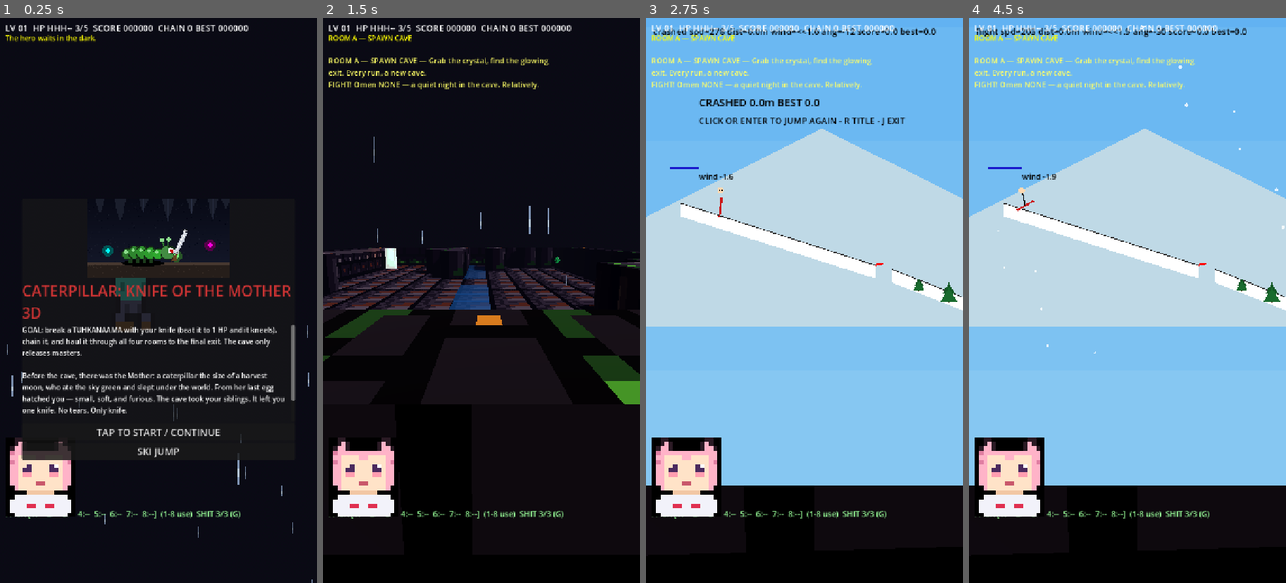
Above: before the commit, frames 1-4 (left to right).
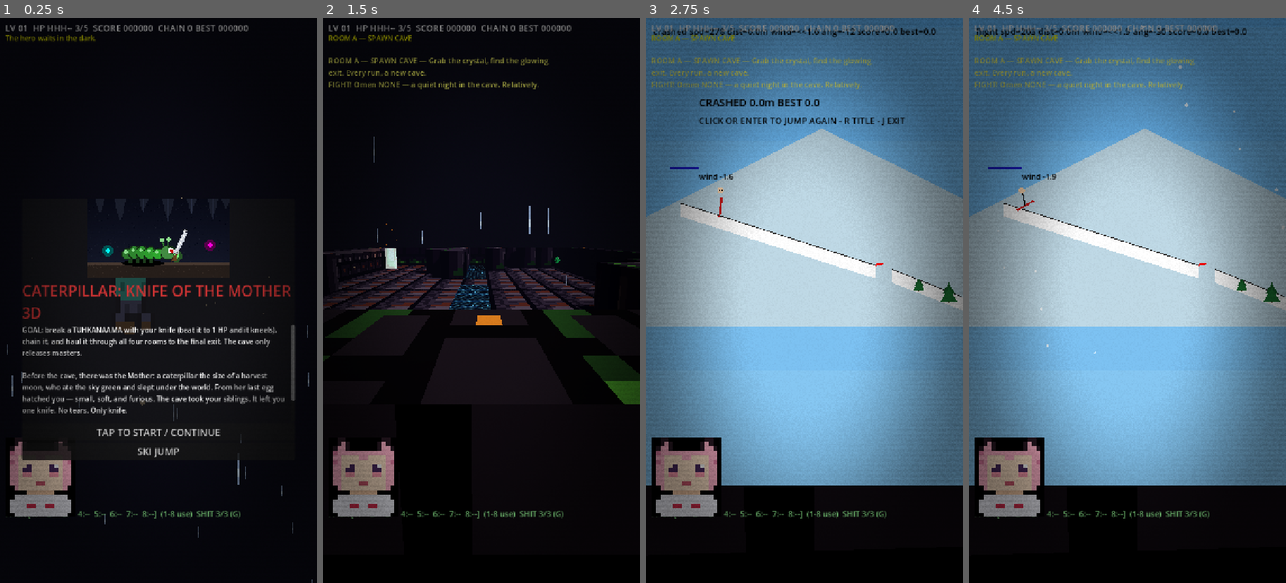
Above: after the commit, the same moments.

Repository: taistelupelto-rgb/tuomon-oma-videopeli
Game: Godot game, scene res://main.tscn
The game is run twice, just before and just after one commit, with the same random seed, the same clock (stepped at 60 frames per second) and the same inputs. Sound files missing from this copy of the repository are replaced by a short silence.
Inputs (mouse positions are in pixels of both pictures, inside the frame that each line leads up to):
- Up to frame 1 (0.25 s): no input
- Up to frame 2 (1.5 s): click "TAP TO START / CONTINUE" at 0.5 s; click "SKIP >>" at 1.25 s
- Up to frame 3 (2.75 s): tap Enter at 2 s; move the mouse to (874, 272) at 2.02 s; hold Right from 2.03 s (still down); tap J at 2.1 s; click (874, 272) at 2.17 s; tap Space at 2.27 s
- Up to frame 4 (4.5 s): release Right at 2.75 s; drag from (1064, 328) to (1111, 413) at 2.77 s; move the mouse to (1159, 176) at 3.52 s; hold Right 3.53-4.25 s; tap Keypad Enter at 3.6 s; click (1159, 176) at 3.67 s; tap Space at 4.25 s; drag from (1111, 413) to (1032, 215) at 4.27 s

The runs differ from the first frame. In frame 1, 4.4% of the frame differs, in the area x 1-99%, y 1-100%; in frame 2, 5.5%; in frame 3, 61%; in frame 4, 61%, in the area x 0-100%, y 0-89%.

Commit message:
feat: demo-scene grease - post shader, river shader, dust, embers, hitstop

Diff:
--- a/main.gd
+++ b/main.gd
@@ -86,6 +86,38 @@
 const SFX_CHAINED := preload("res://assets/sfx/chained.ogg")
 const SFX_WARDEN := preload("res://assets/sfx/warden_down.ogg")
 const VOICE_TEXT := preload("res://assets/voices/voices_text.gd")
+# demo-scene grease: fullscreen grain+vignette+scanline post, flowing river
+const POST_SHADER := """shader_type canvas_item;
+uniform float grain_amt = 0.05;
+uniform float vig_amt = 0.55;
+float hash(vec2 p) { return fract(sin(dot(p, vec2(127.1, 311.7))) * 43758.5453123); }
+void fragment() {
+	vec2 d = UV - vec2(0.5);
+	float edge = smoothstep(0.95, 0.25, length(d) * 1.7);
+	float g = hash(UV * vec2(1920.0, 1080.0) + vec2(TIME * 61.7, -TIME * 43.3)) - 0.5;
+	float scan = 0.965 + 0.035 * sin(UV.y * 700.0);
+	COLOR = vec4(vec3(0.0), clamp((1.0 - edge) * vig_amt + g * grain_amt, 0.0, 1.0) * scan + g * 0.02);
+}
+"""
+const RIVER_SHADER := """shader_type spatial;
+render_mode blend_mix, cull_disabled, diffuse_lambert, specular_schlick_ggx;
+uniform vec4 deep : source_color = vec4(0.05, 0.2, 0.45, 0.8);
+uniform vec4 foam : source_color = vec4(0.4, 0.8, 1.0, 0.8);
+void fragment() {
+	vec2 w = UV * 24.0;
+	float flow = TIME * 1.2;
+	float bands = sin(w.x * 1.7 + w.y * 3.1 - flow * 4.0) * 0.5 + 0.5;
+	float bands2 = sin(w.x * 3.3 - w.y * 1.2 + flow * 2.0) * 0.5 + 0.5;
+	vec2 cell = floor(w * 3.0);
+	float spark = step(0.986, fract(sin(dot(cell + floor(vec2(flow * 6.0, -flow * 5.0)), vec2(12.9898, 78.233))) * 43758.55));
+	vec3 col = mix(deep.rgb, foam.rgb, bands * bands2 * 0.55);
+	ALBEDO = col;
+	EMISSION = foam.rgb * (bands * bands2 * 0.5 + spark * 1.2);
+	ALPHA = 0.8;
+	ROUGHNESS = 0.08;
+	SPECULAR = 0.7;
+}
+"""
 const JOKER_BG := preload("res://assets/joker.jpg")
 const SFX_SCREAM := preload("res://assets/sfx/death_scream.ogg")
 const SFX_LAUGH := preload("res://assets/sfx/death_laugh.ogg")
@@ -160,10 +192,14 @@
 var exit_node: Area3D
 var exit_light: OmniLight3D
 var lantern: OmniLight3D
-var river_mat: StandardMaterial3D
+var river_mat: Material
 var river_cells: Array = []
 var torches: Array = []
 var rain: GPUParticles3D
+var dust: GPUParticles3D
+var kill_flash := 0.0
+var kill_rect: ColorRect
+var hitstop_n := 0
 var shit_trail: GPUParticles3D
 var hero_moving := false
 var shit_ammo := SHITBOMB_MAX
@@ -1335,6 +1371,12 @@
 		dmg_flash = maxf(0.0, dmg_flash - delta * 2.0)
 	if is_instance_valid(dmg_rect):
 		dmg_rect.color = Color(1, 0.1, 0.1, 0.35 * clampf(dmg_flash, 0.0, 1.0))
+	if kill_flash > 0.0:
+		kill_flash = maxf(0.0, kill_flash - delta * 3.0)
+	if is_instance_valid(kill_rect):
+		kill_rect.color = Color(1, 0.95, 0.8, 0.4 * clampf(kill_flash, 0.0, 1.0))
+	if is_instance_valid(hero_sprite):
+		hero_sprite.modulate = Color(1, 1, 1).lerp(Color(1.4, 1.1, 0.55), clampf(float(combo) / 12.0, 0.0, 1.0))
 	if tick % 60 == 0:
 		var s := get_viewport().get_visible_rect().size
 		cam.fov = 88.0 if s.y > s.x else 70.0
@@ -1441,6 +1483,8 @@
 	cam_rig.rotation.y = cam_yaw
 	spring.rotation.x = cam_pitch
 	rain.position = Vector3(player_node.position.x, 6.0, player_node.position.z)
+	if is_instance_valid(dust):
+		dust.position = player_node.position + Vector3(0, 2.0, 0)
 	if is_instance_valid(shit_trail):
 		shit_trail.position = player_node.position + Vector3(0, 0.12, 0)
 		shit_trail.emitting = hero_moving and state == "play" and not paused_game
@@ -1449,10 +1493,6 @@
 		lantern.light_energy = 1.15 + sin(tick * 0.11) * 0.08 + sin(tick * 0.043) * 0.06
 	if is_instance_valid(exit_light):
 		exit_light.light_energy = 1.4 + sin(tick * 0.05) * 0.4
-	if river_mat != null:
-		var _uvo: Vector3 = river_mat.uv1_offset
-		_uvo.x += delta * 0.08
-		river_mat.uv1_offset = _uvo
 	for t in torches:
 		if is_instance_valid(t):
 			t.light_energy = 0.9 + sin(tick * 0.09 + t.position.x * 1.7 + t.position.z) * 0.12
@@ -1817,9 +1857,21 @@
 				return true
 	return false
 
+func _hitstop() -> void:
+	# demo-scene impact freeze: 70ms of near-stillness on every kill, free juice
+	hitstop_n += 1
+	Engine.time_scale = 0.05
+	await get_tree().create_timer(0.07, true, false, true).timeout
+	hitstop_n -= 1
+	if hitstop_n <= 0:
+		hitstop_n = 0
+		Engine.time_scale = 1.0
+
 func _kill_enemy(e: Dictionary) -> void:
 	e["dead"] = true
 	kills += 1
+	kill_flash = 1.0
+	_hitstop()
 	var gain := 50
 	if e["elite"]:
 		gain = 150
@@ -2302,6 +2354,34 @@
 	rain.draw_pass_1 = streak
 	rain.visibility_aabb = AABB(Vector3(-16, -8, -16), Vector3(32, 16, 32))
 	add_child(rain)
+	# cave dust motes drifting around the hero, basically free
+	dust = GPUParticles3D.new()
+	dust.amount = 60
+	dust.lifetime = 5.0
+	dust.preprocess = 5.0
+	dust.local_coords = false
+	var dpm := ParticleProcessMaterial.new()
+	dpm.direction = Vector3(0.3, 0.1, 0.0)
+	dpm.spread = 90.0
+	dpm.initial_velocity_min = 0.2
+	dpm.initial_velocity_max = 0.7
+	dpm.gravity = Vector3.ZERO
+	dpm.scale_min = 0.5
+	dpm.scale_max = 1.2
+	dpm.emission_shape = ParticleProcessMaterial.EMISSION_SHAPE_BOX
+	dpm.emission_box_extents = Vector3(9, 2.5, 9)
+	dust.process_material = dpm
+	var mote := SphereMesh.new()
+	mote.radius = 0.035
+	mote.height = 0.07
+	var mmat := StandardMaterial3D.new()
+	mmat.shading_mode = BaseMaterial3D.SHADING_MODE_UNSHADED
+	mmat.albedo_color = Color(1.0, 0.88, 0.65, 0.5)
+	mmat.transparency = BaseMaterial3D.TRANSPARENCY_ALPHA
+	mote.material = mmat
+	dust.draw_pass_1 = mote
+	dust.visibility_aabb = AABB(Vector3(-10, -3, -10), Vector3(20, 8, 20))
+	add_child(dust)
 	# hero shit trail: brown lumps drop at the hero's heels and linger behind
 	shit_trail = GPUParticles3D.new()
 	shit_trail.amount = 48
@@ -2395,15 +2475,10 @@
 	var wall_m := _pixel_mat(WALL_TEX, CAVE_PAL)
 	var pillar_m := _pixel_mat(PILLAR_TEX, CAVE_PAL)
 	var spike_m := _tex_mat("spike", SPIKE_TEX, _spike_pal(), 1.6)
-	river_mat = StandardMaterial3D.new()
-	river_mat.transparency = BaseMaterial3D.TRANSPARENCY_ALPHA
-	river_mat.albedo_color = Color(0.15, 0.45, 0.85, 0.65)
-	river_mat.roughness = 0.1
-	river_mat.metallic = 0.3
-	river_mat.emission_enabled = true
-	river_mat.emission = Color(0.1, 0.3, 0.8)
-	river_mat.emission_energy_multiplier = 0.3
-	river_mat.uv1_scale = Vector3(1, 1, 1)
+	var rsh := Shader.new()
+	rsh.code = RIVER_SHADER
+	river_mat = ShaderMaterial.new()
+	(river_mat as ShaderMaterial).shader = rsh
 	river_cells.clear()
 	# one big floor slab for collision
 	var static_body := StaticBody3D.new()
@@ -2466,6 +2541,31 @@
 				exit_light.omni_range = 7.0
 				exit_light.light_color = Color(0.15, 0.25, 0.4)
 				exit_node.add_child(exit_light)
+				# embers rising off the glowing exit
+				var emb := GPUParticles3D.new()
+				emb.amount = 24
+				emb.lifetime = 1.6
+				emb.preprocess = 1.6
+				emb.local_coords = false
+				var epm := ParticleProcessMaterial.new()
+				epm.direction = Vector3(0, 1, 0)
+				epm.spread = 18.0
+				epm.initial_velocity_min = 1.0
+				epm.initial_velocity_max = 2.5
+				epm.gravity = Vector3(0, 1.0, 0)
+				epm.scale_min = 0.6
+				epm.scale_max = 1.2
+				emb.process_material = epm
+				var spark := BoxMesh.new()
+				spark.size = Vector3(0.09, 0.09, 0.09)
+				var smat := StandardMaterial3D.new()
+				smat.shading_mode = BaseMaterial3D.SHADING_MODE_UNSHADED
+				smat.albedo_color = Color(1.0, 0.55, 0.15)
+				spark.material = smat
+				emb.draw_pass_1 = spark
+				emb.visibility_aabb = AABB(Vector3(-3, -1, -3), Vector3(6, 8, 6))
+				emb.position = Vector3(0, 0.3, 0)
+				exit_node.add_child(emb)
 				room_node.add_child(exit_node)
 	var torch_spots: Array = []
 	for base in [SPAWN_CELL, exit_cell]:
@@ -2749,6 +2849,24 @@
 	_dmg.mouse_filter = Control.MOUSE_FILTER_IGNORE
 	layer.add_child(_dmg)
 	dmg_rect = _dmg
+	var _kill := ColorRect.new()
+	_kill.name = "KillFlash"
+	_kill.set_anchors_preset(Control.PRESET_FULL_RECT)
+	_kill.color = Color(1, 0.95, 0.8, 0)
+	_kill.mouse_filter = Control.MOUSE_FILTER_IGNORE
+	layer.add_child(_kill)
+	kill_rect = _kill
+	# demo-scene post: grain + vignette + scanlines over everything, one draw
+	var psh := Shader.new()
+	psh.code = POST_SHADER
+	var post := ColorRect.new()
+	post.name = "PostGrease"
+	post.set_anchors_preset(Control.PRESET_FULL_RECT)
+	post.color = Color(1, 1, 1, 1)
+	post.material = ShaderMaterial.new()
+	(post.material as ShaderMaterial).shader = psh
+	post.mouse_filter = Control.MOUSE_FILTER_IGNORE
+	layer.add_child(post)
 	_build_touch()
 
 func _cs_clip(idx: int, n: int) -> String:
